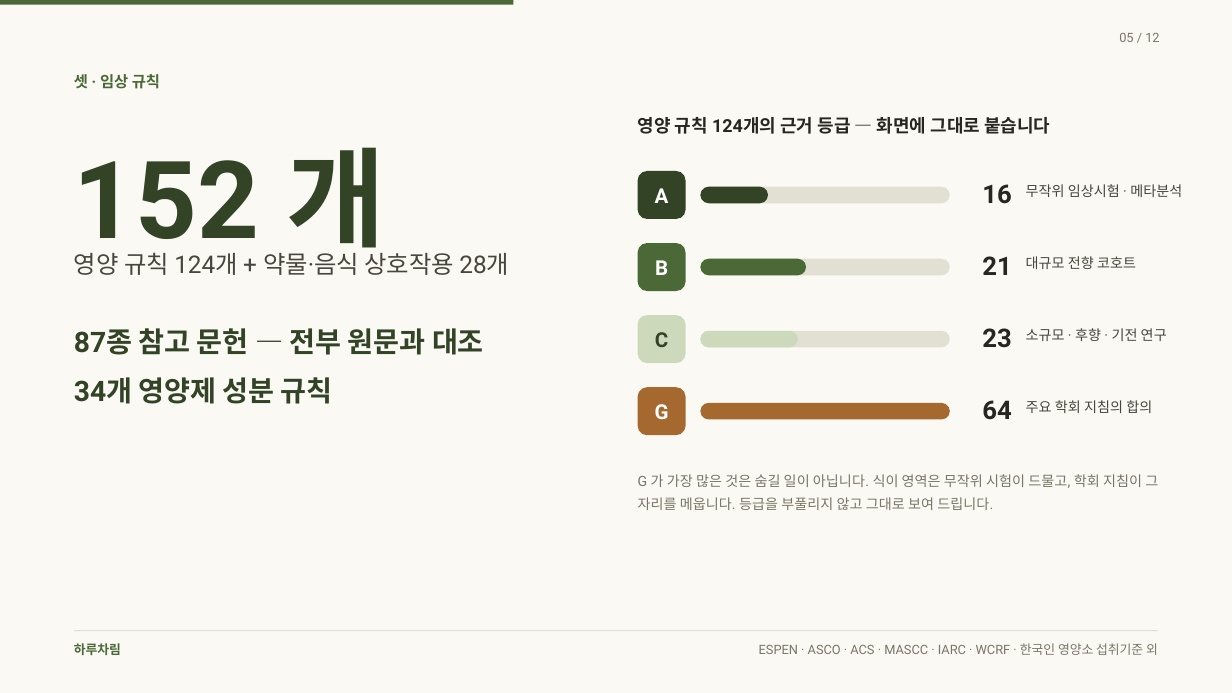
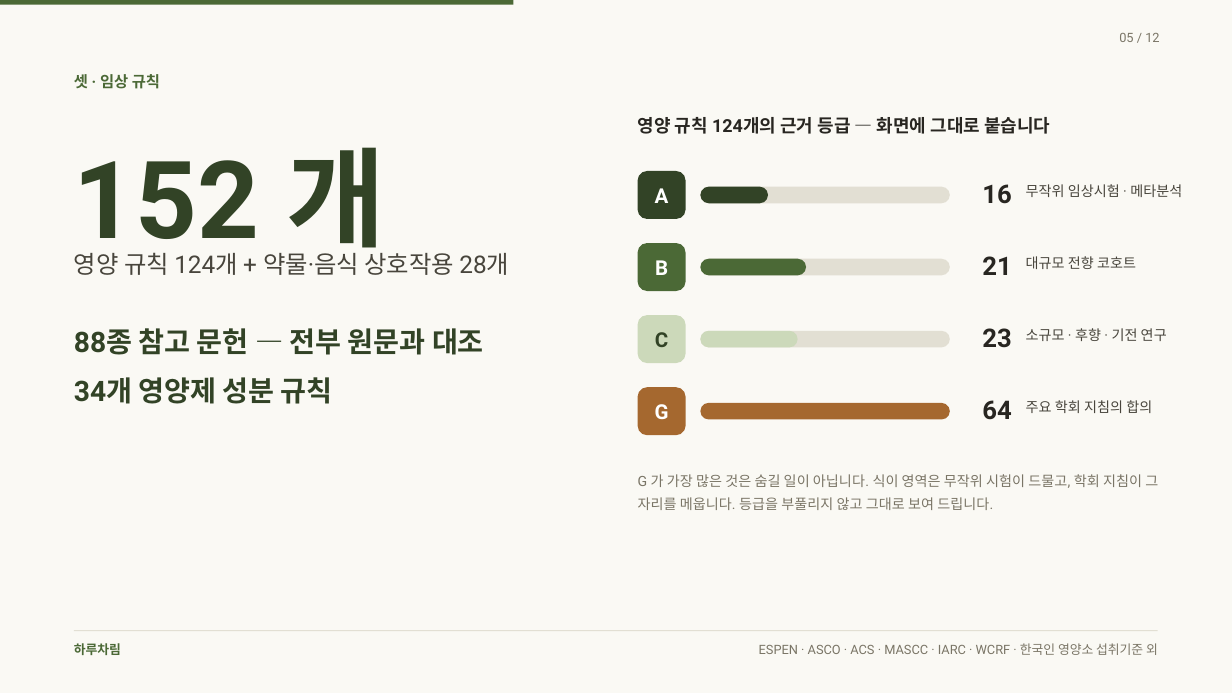
Before and after one commit to rohkwangwon-lang/harucharim-app, a slide deck: slide 5 of docs/홍보/하루차림-발표.pptx. Drawn at 1232x693 pixels with LibreOffice and Linux fonts; fonts in the diff are those of the drawing. Boxes give left, top, right and bottom in pixels: in the first picture for what was removed or moved away, otherwise in the second. Text is boxed around its words. In the diff, an @@ line names an element or a change of style, - is before the commit and + after.

```diff
--- a/docs/홍보/하루차림-발표.pptx
+++ b/docs/홍보/하루차림-발표.pptx
@@ text at (74, 328, 484, 355): text changed @@
-87종 참고 문헌 — 전부 원문과 대조
+88종 참고 문헌 — 전부 원문과 대조
```
Also in this commit, not shown: 16 other files.
